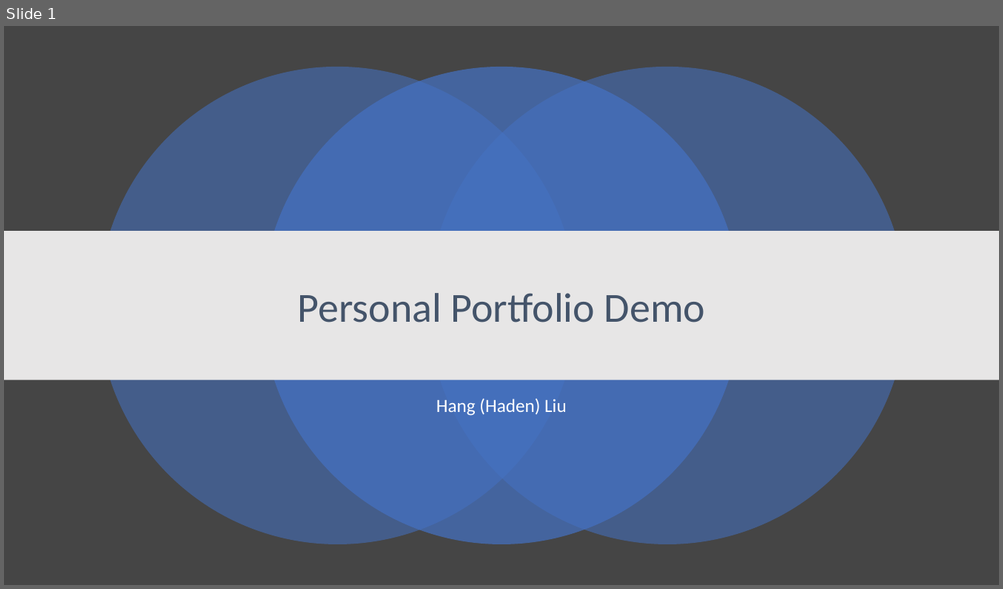
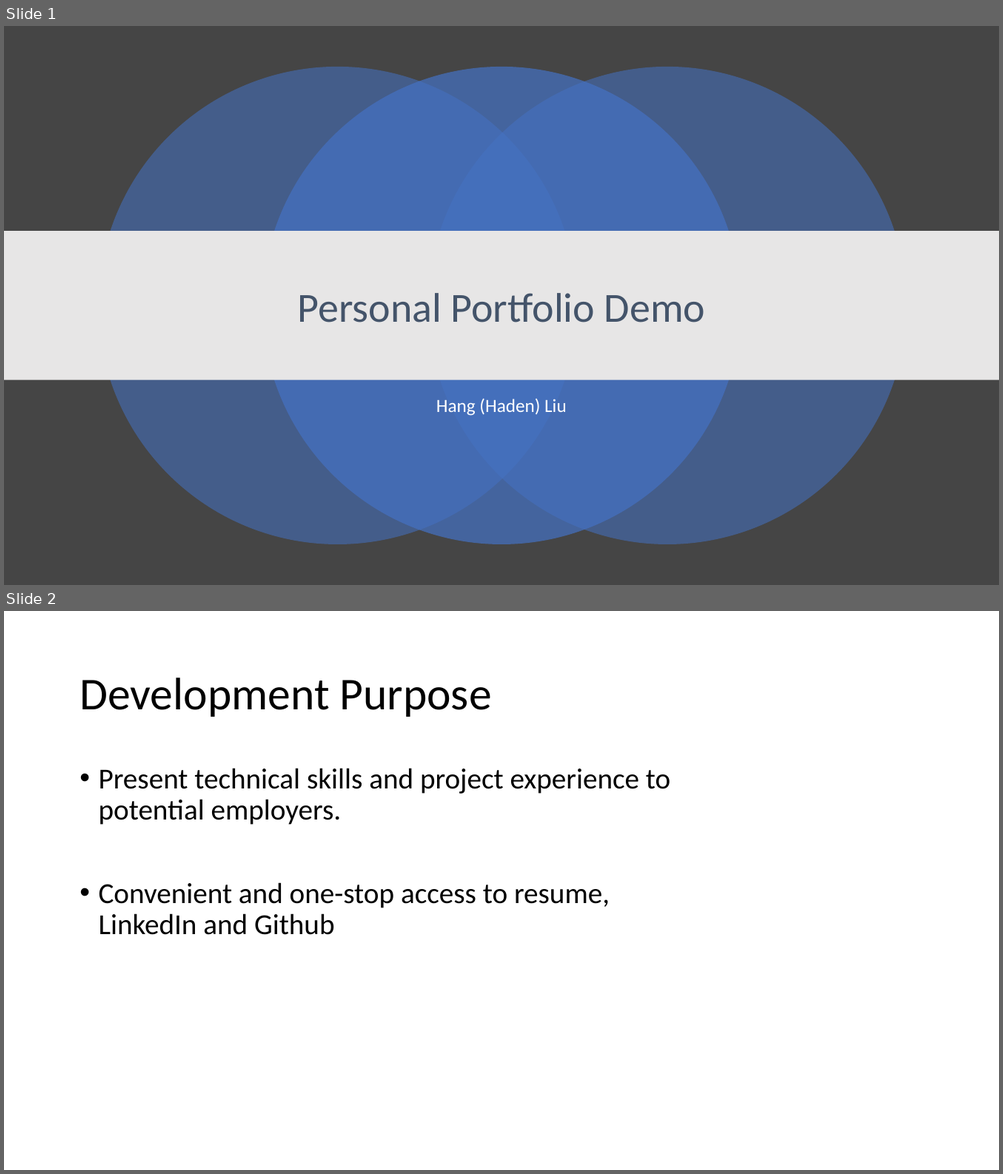
Before and after one commit to haden-liu/Hang-Liu_T1A2, a slide deck: assets/Presentation1.pptx. Shown one above the other, each under a label of ours: slide 1 before the commit, slides 1 and 2 after it. The pictures are 1003x589 and 1003x1174 pixels, drawn with LibreOffice and Linux fonts; fonts in the diff are those of the drawing. Boxes give left, top, right and bottom in pixels: in the first picture for what was removed or moved away, otherwise in the second. Text is boxed around its words. In the diff, an @@ line names an element or a change of style, - is before the commit and + after.

```diff
--- a/assets/Presentation1.pptx
+++ b/assets/Presentation1.pptx
@@ slide 2 added at bbox=[4, 611, 999, 1170], background #FFFFFF @@
@@ title added at bbox=[79, 678, 492, 717], 44 pt, text #000000 @@
+Development Purpose
@@ text added at bbox=[99, 768, 670, 935], 28 pt, text #000000 @@
+• Present technical skills and project experience to potential employers.
+• Convenient and one-stop access to resume, LinkedIn and Github
```
Also in this commit, not shown: 5 other slides added, 1 slide removed, 2 other files.
